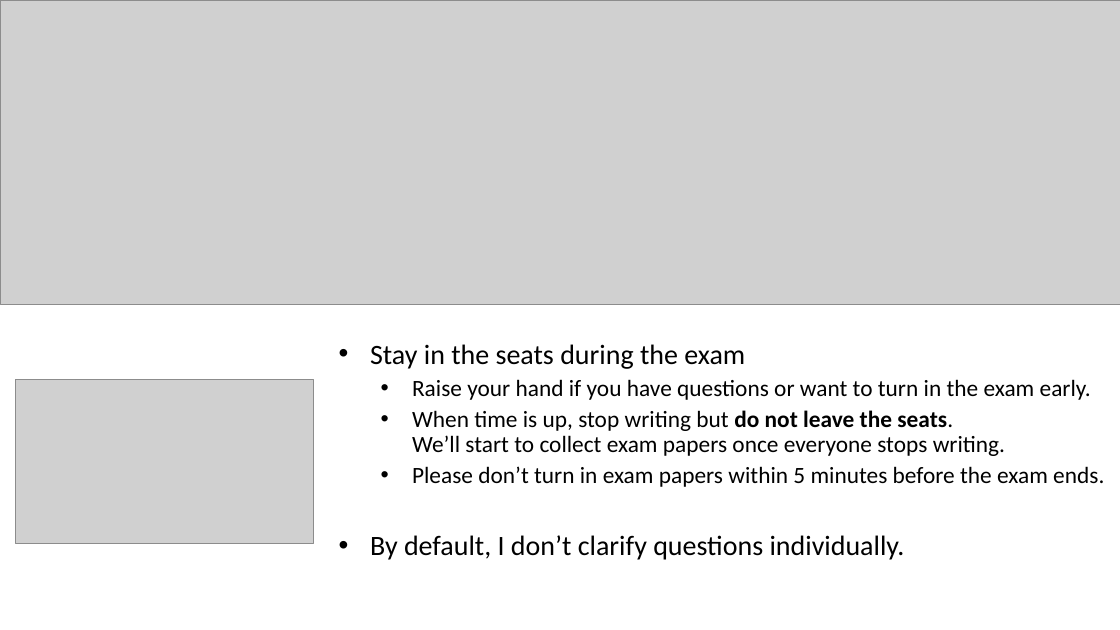
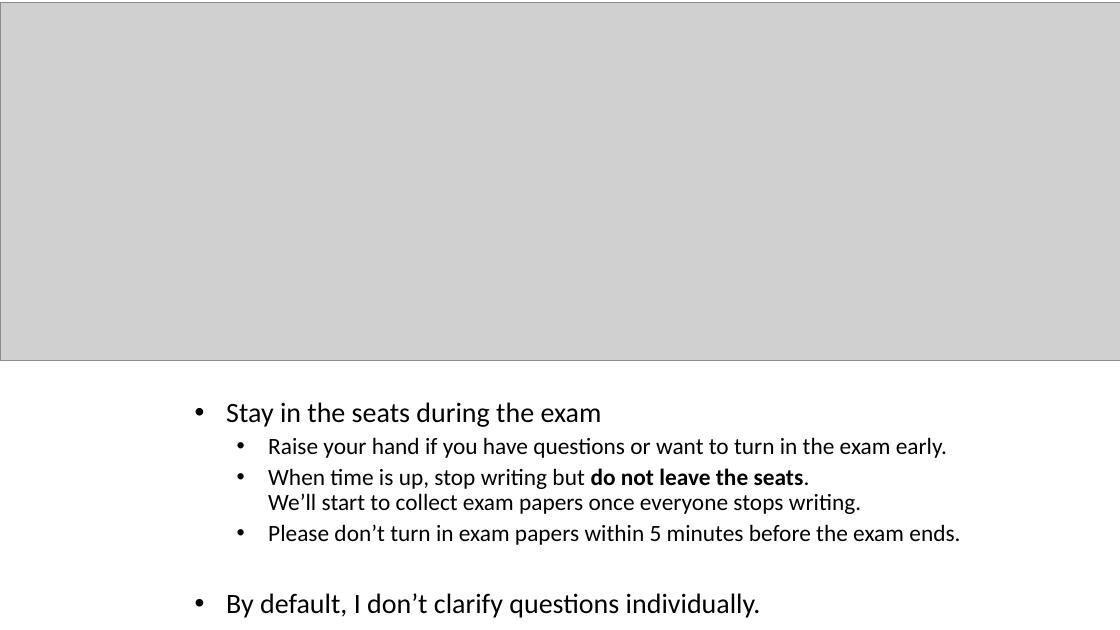
Before and after one commit to chienjuho/chienjuho.github.io, a slide deck: slide 1 of courses/cse417t/exam1.pptx. Drawn at 1120x630 pixels with LibreOffice and Linux fonts; fonts in the diff are those of the drawing; grey boxes stand for pictures. Boxes give left, top, right and bottom in pixels: in the first picture for what was removed or moved away, otherwise in the second. Text is boxed around its words. In the diff, an @@ line names an element or a change of style, - is before the commit and + after.

```diff
--- a/courses/cse417t/exam1.pptx
+++ b/courses/cse417t/exam1.pptx
@@ picture resized from (x1=0, y1=0, x2=1120, y2=305) to (x1=0, y1=3, x2=1120, y2=360) @@
@@ picture removed at (x1=16, y1=380, x2=314, y2=543) @@
@@ text "Stay in the seats during ..." moved from (x1=370, y1=344, x2=1104, y2=560) to (x1=226, y1=402, x2=960, y2=618) @@
```
Also in this commit, not shown: 9 other files.
